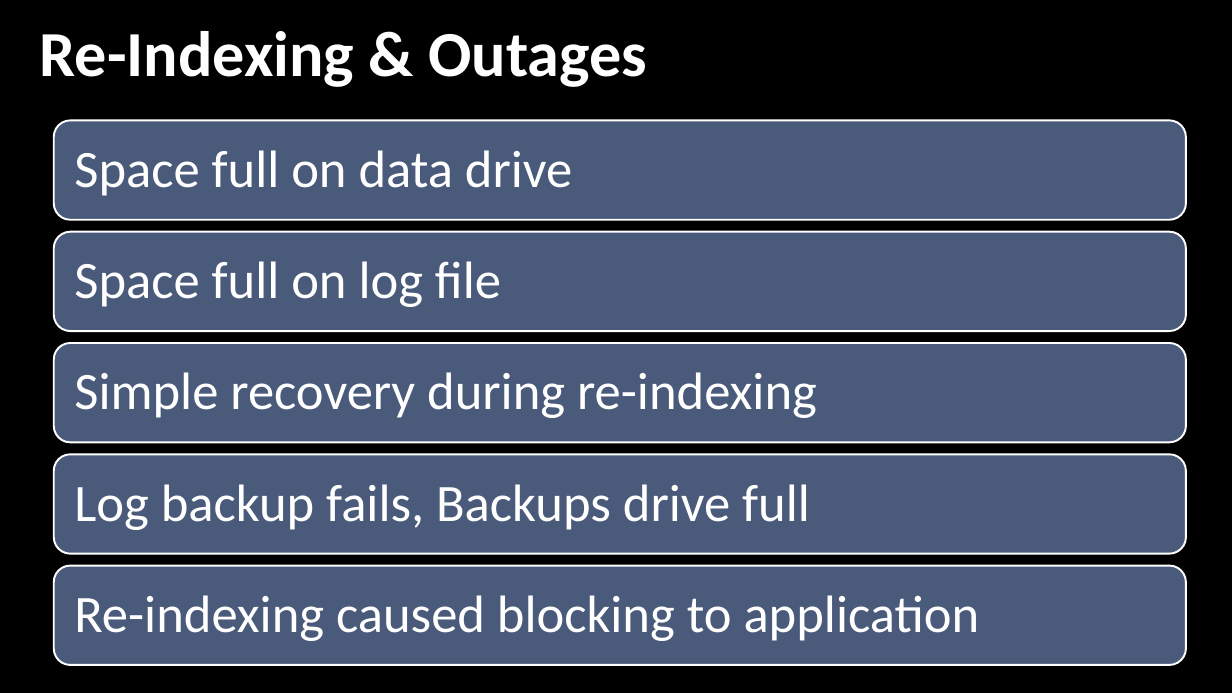
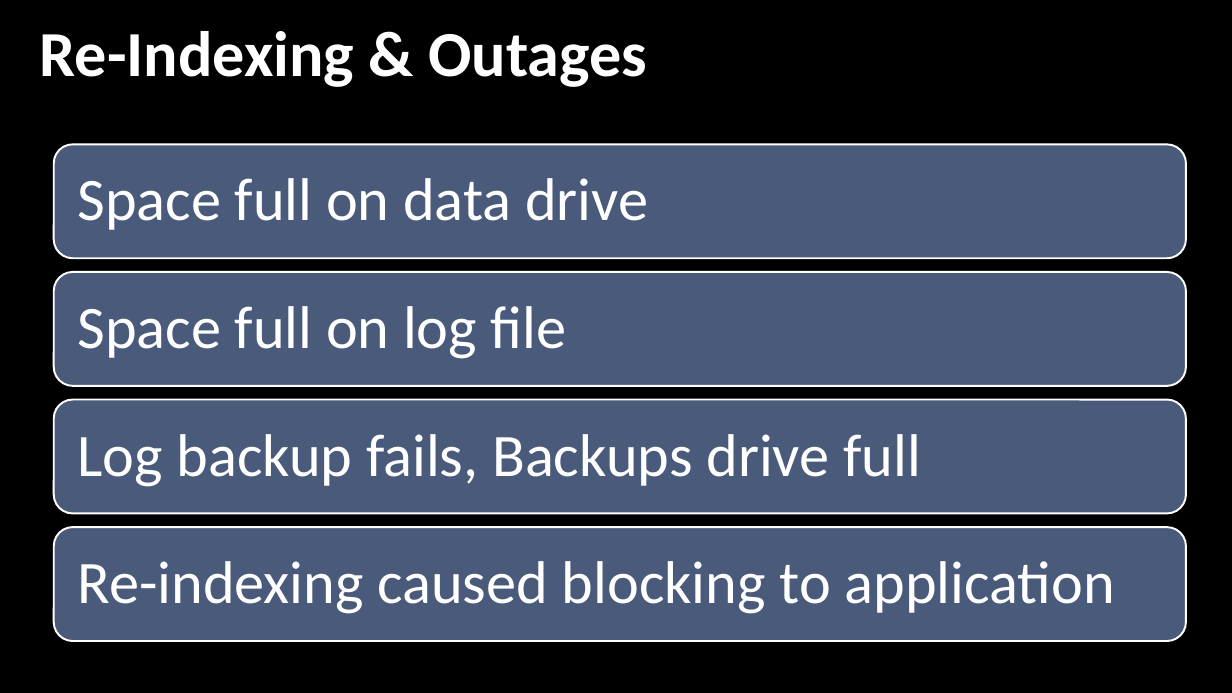
Before and after one commit to hedaprakash/SmartReindexing, a slide deck: slide 7 of Re-Indexing - The quest of ultimate automation.pptx. Drawn at 1232x693 pixels with LibreOffice and Linux fonts; fonts in the diff are those of the drawing; background and template pictures are left out. Boxes give left, top, right and bottom in pixels: in the first picture for what was removed or moved away, otherwise in the second. Text is boxed around its words. In the diff, an @@ line names an element or a change of style, - is before the commit and + after.

Commit message:
V3 Presentation Updated

```diff
--- a/Re-Indexing - The quest of ultimate automation.pptx
+++ b/Re-Indexing - The quest of ultimate automation.pptx
@@ rounded rectangle: place and size @@
-rounded rectangle at (54, 120, 1186, 220)
+rounded rectangle at (54, 144, 1186, 258)
@@ text "Space full on data drive": place and size @@
-text "Space full on data drive" at (74, 150, 572, 196)
+text "Space full on data drive" at (77, 178, 648, 230)
@@ rounded rectangle: place and size @@
-rounded rectangle at (54, 232, 1186, 332)
+rounded rectangle at (54, 272, 1186, 385)
@@ text "Space full on log file": place and size @@
-text "Space full on log file" at (74, 261, 501, 307)
+text "Space full on log file" at (77, 306, 567, 359)
@@ rounded rectangle removed at (54, 343, 1186, 443) @@
@@ text removed at (74, 372, 817, 418) @@
-Simple recovery during re-indexing
@@ rounded rectangle: place and size @@
-rounded rectangle at (54, 455, 1186, 555)
+rounded rectangle at (54, 399, 1186, 513)
@@ size 41 to 47 pt; more space between paragraphs in 4 elements at (77, 178, 648, 230), (77, 561, 1115, 614), (77, 306, 567, 359), (77, 434, 921, 487) @@
@@ text "Log backup fails, Backups drive ...": place and size @@
-text "Log backup fails, Backups drive ..." at (74, 484, 810, 530)
+text "Log backup fails, Backups drive ..." at (77, 434, 921, 487)
@@ rounded rectangle: place and size @@
-rounded rectangle at (54, 566, 1186, 665)
+rounded rectangle at (54, 527, 1186, 640)
@@ text "Re-indexing caused blocking to application": place and size @@
-text "Re-indexing caused blocking to application" at (74, 595, 980, 641)
+text "Re-indexing caused blocking to application" at (77, 561, 1115, 614)
```
Also in this commit, not shown: 2 other slides changed.
